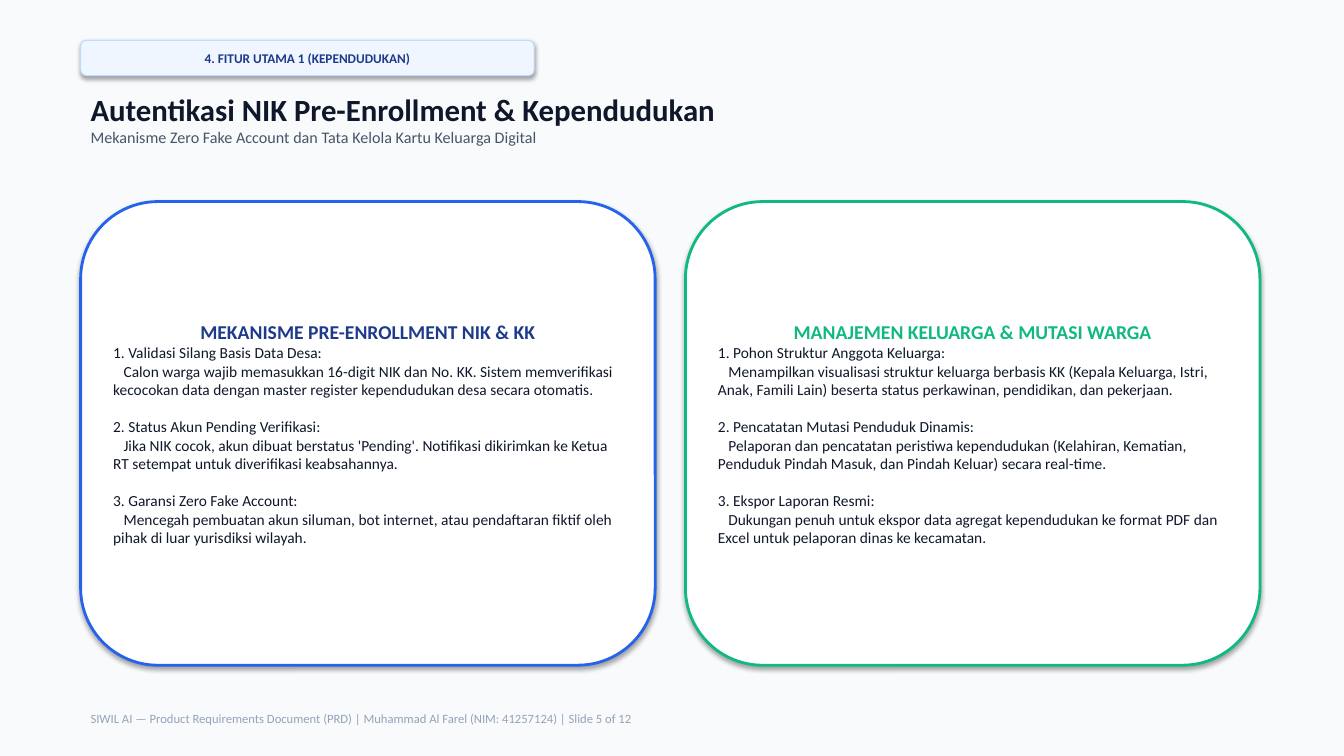
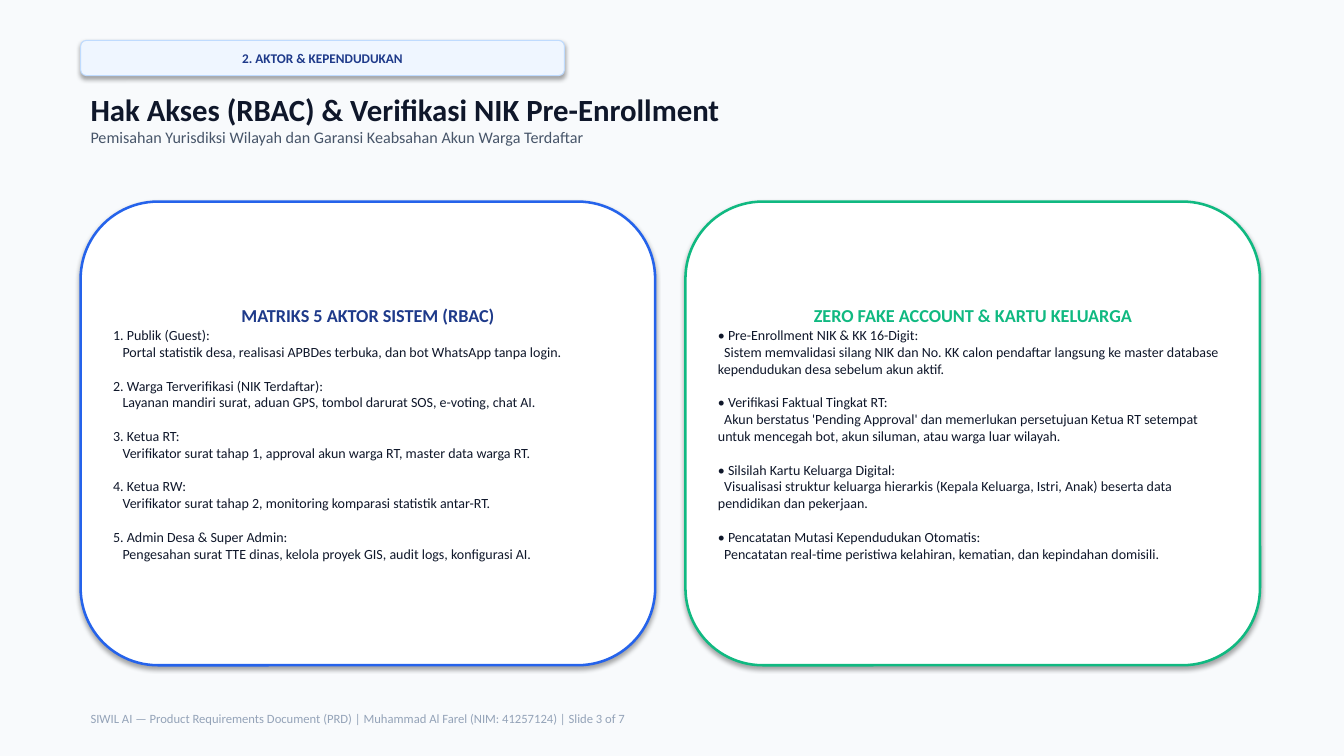
Before and after one commit to Yenvys/SistemWilayah, a slide deck: slide 3 of PRESENTASI_PRD_SIWIL.pptx (slide 5 before the commit). Drawn at 1344x756 pixels with LibreOffice and Linux fonts; fonts in the diff are those of the drawing. Boxes give left, top, right and bottom in pixels: in the first picture for what was removed or moved away, otherwise in the second. Text is boxed around its words. In the diff, an @@ line names an element or a change of style, - is before the commit and + after.

```diff
--- a/PRESENTASI_PRD_SIWIL.pptx
+++ b/PRESENTASI_PRD_SIWIL.pptx
@@ rounded rectangle "2. AKTOR & KEPENDUDUKAN": place and size @@
-rounded rectangle "2. AKTOR & KEPENDUDUKAN" at <box>81,40,534,76</box>
+rounded rectangle "2. AKTOR & KEPENDUDUKAN" at <box>81,40,565,76</box>
@@ text in rounded rectangle at <box>242,54,403,63</box>: text changed @@
-4. FITUR UTAMA 1 (KEPENDUDUKAN)
+2. AKTOR & KEPENDUDUKAN
@@ text at <box>91,98,719,146</box>: text changed @@
-Autentikasi NIK Pre-Enrollment & Kependudukan
-Mekanisme Zero Fake Account dan Tata Kelola Kartu Keluarga Digital
+Hak Akses (RBAC) & Verifikasi NIK Pre-Enrollment
+Pemisahan Yurisdiksi Wilayah dan Garansi Keabsahan Akun Warga Terdaftar
@@ rounded rectangle "MATRIKS 5 AKTOR SISTEM (RBAC)" at <box>81,202,655,665</box>: outline #2563EB 2 pt to #2563EB 1.8 pt @@
@@ rounded rectangle "ZERO FAKE ACCOUNT & KARTU ..." at <box>686,202,1260,665</box>: outline #10B981 2 pt to #10B981 1.8 pt @@
@@ text in rounded rectangle at <box>113,308,561,562</box>: text changed; size 11 to 10 pt @@
-MEKANISME PRE-ENROLLMENT NIK & KK
-1. Validasi Silang Basis Data Desa:
-Calon warga wajib memasukkan 16-digit NIK dan No. KK. Sistem memverifikasi kecocokan data dengan master register kependudukan desa secara otomatis.
-2. Status Akun Pending Verifikasi:
-Jika NIK cocok, akun dibuat berstatus 'Pending'. Notifikasi dikirimkan ke Ketua RT setempat untuk diverifikasi keabsahannya.
-3. Garansi Zero Fake Account:
-Mencegah pembuatan akun siluman, bot internet, atau pendaftaran fiktif oleh pihak di luar yurisdiksi wilayah.
+MATRIKS 5 AKTOR SISTEM (RBAC)
+1. Publik (Guest):
+Portal statistik desa, realisasi APBDes terbuka, dan bot WhatsApp tanpa login.
+2. Warga Terverifikasi (NIK Terdaftar):
+Layanan mandiri surat, aduan GPS, tombol darurat SOS, e-voting, chat AI.
+3. Ketua RT:
+Verifikator surat tahap 1, approval akun warga RT, master data warga RT.
+4. Ketua RW:
+Verifikator surat tahap 2, monitoring komparasi statistik antar-RT.
+5. Admin Desa & Super Admin:
+Pengesahan surat TTE dinas, kelola proyek GIS, audit logs, konfigurasi AI.
@@ text in rounded rectangle at <box>718,310,1219,562</box>: text changed; size 11 to 10 pt @@
-MANAJEMEN KELUARGA & MUTASI WARGA
-1. Pohon Struktur Anggota Keluarga:
-Menampilkan visualisasi struktur keluarga berbasis KK (Kepala Keluarga, Istri, Anak, Famili Lain) beserta status perkawinan, pendidikan, dan pekerjaan.
-2. Pencatatan Mutasi Penduduk Dinamis:
-Pelaporan dan pencatatan peristiwa kependudukan (Kelahiran, Kematian, Penduduk Pindah Masuk, dan Pindah Keluar) secara real-time.
-3. Ekspor Laporan Resmi:
-Dukungan penuh untuk ekspor data agregat kependudukan ke format PDF dan Excel untuk pelaporan dinas ke kecamatan.
+ZERO FAKE ACCOUNT & KARTU KELUARGA
+• Pre-Enrollment NIK & KK 16-Digit:
+Sistem memvalidasi silang NIK dan No. KK calon pendaftar langsung ke master database kependudukan desa sebelum akun aktif.
+• Verifikasi Faktual Tingkat RT:
+Akun berstatus 'Pending Approval' dan memerlukan persetujuan Ketua RT setempat untuk mencegah bot, akun siluman, atau warga luar wilayah.
+• Silsilah Kartu Keluarga Digital:
+Visualisasi struktur keluarga hierarkis (Kepala Keluarga, Istri, Anak) beserta data pendidikan dan pekerjaan.
+• Pencatatan Mutasi Kependudukan Otomatis:
+Pencatatan real-time peristiwa kelahiran, kematian, dan kepindahan domisili.
@@ text at <box>91,714,624,725</box>: text changed @@
-SIWIL AI — Product Requirements Document (PRD) | Muhammad Al Farel (NIM: 41257124) | Slide 5 of 12
+SIWIL AI — Product Requirements Document (PRD) | Muhammad Al Farel (NIM: 41257124) | Slide 3 of 7
```
Also in this commit, not shown: 3 other slides changed, 3 slides added, 8 slides removed, 2 other files.
